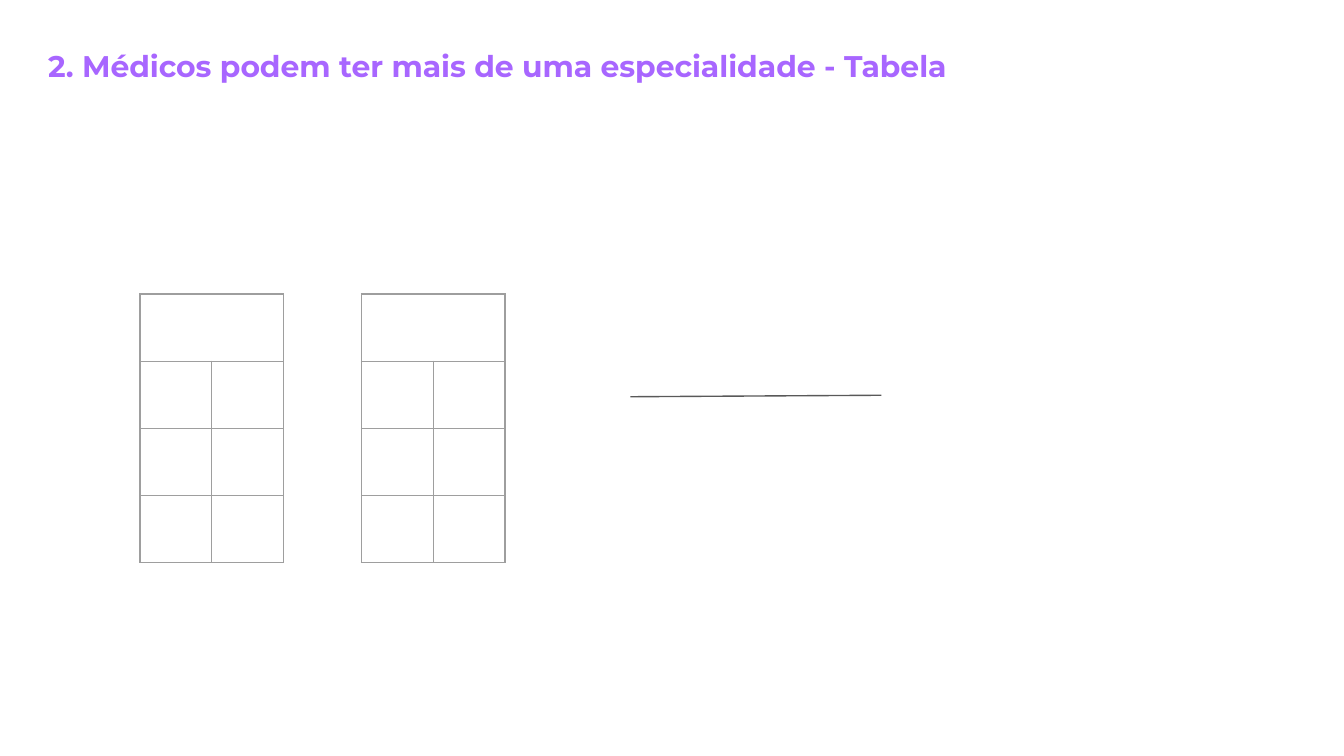
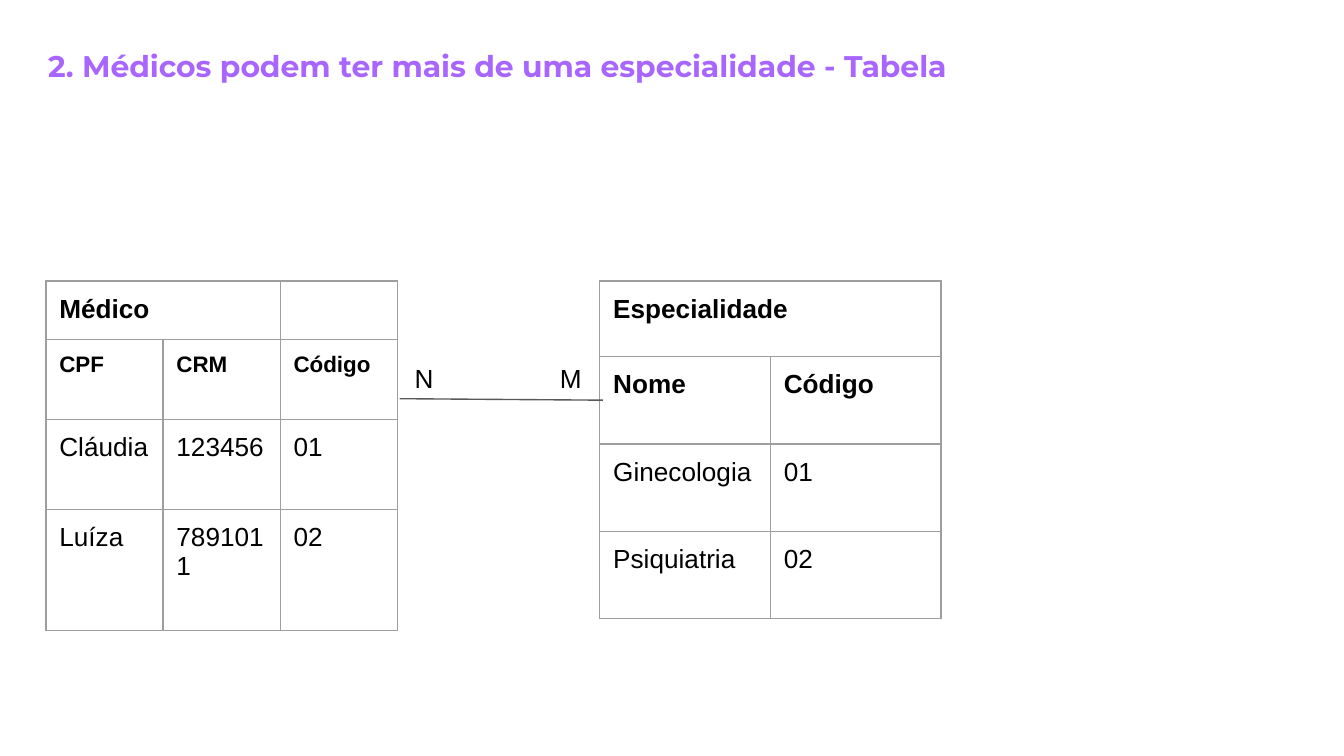
Before and after one commit to reprograma/On11-TodasEmTech-s12-BD, a slide deck: slide 8 of Representação Gráfica (MER) e Tabela Relacional.pptx (slide 5 before the commit). Drawn at 1344x756 pixels with LibreOffice and Linux fonts; fonts in the diff are those of the drawing. Boxes give left, top, right and bottom in pixels: in the first picture for what was removed or moved away, otherwise in the second. Text is boxed around its words. In the diff, an @@ line names an element or a change of style, - is before the commit and + after.

```diff
--- a/Representação Gráfica (MER) e Tabela Relacional.pptx
+++ b/Representação Gráfica (MER) e Tabela Relacional.pptx
@@ table added at (46,281,396,630), 4 rows, 3 columns @@
+Médico |  | 
+CPF | CRM | Código
+Cláudia | 123456 | 01
+Luíza | 7891011 | 02
@@ table removed at (140,294,282,735), 4 rows, 2 columns @@
- | 
- | 
- | 
- | 
@@ table removed at (362,294,504,735), 4 rows, 2 columns @@
- | 
- | 
- | 
- | 
@@ table added at (599,281,941,618), 4 rows, 2 columns @@
+Especialidade | 
+Nome | Código
+Ginecologia | 01
+Psiquiatria | 02
@@ text added at (415,370,434,388), 14 pt, text #000000 @@
+N
@@ text added at (560,370,582,388), 14 pt, text #000000 @@
+M
@@ line moved from (630, 396) - (882, 395) to (399, 399) - (603, 401) @@
```
Also in this commit, not shown: 5 other slides changed, 4 slides added, 1 other file.
